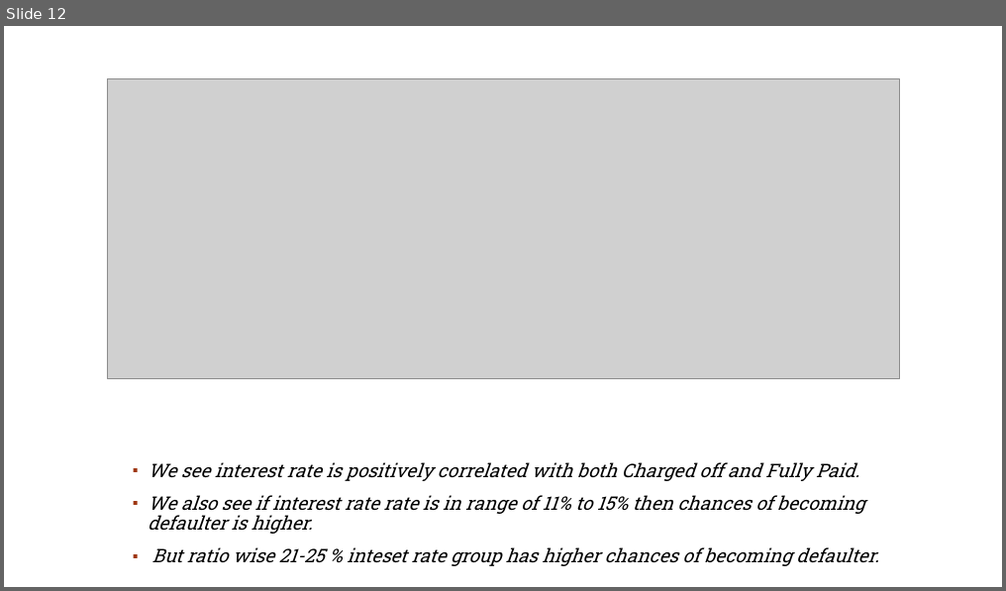
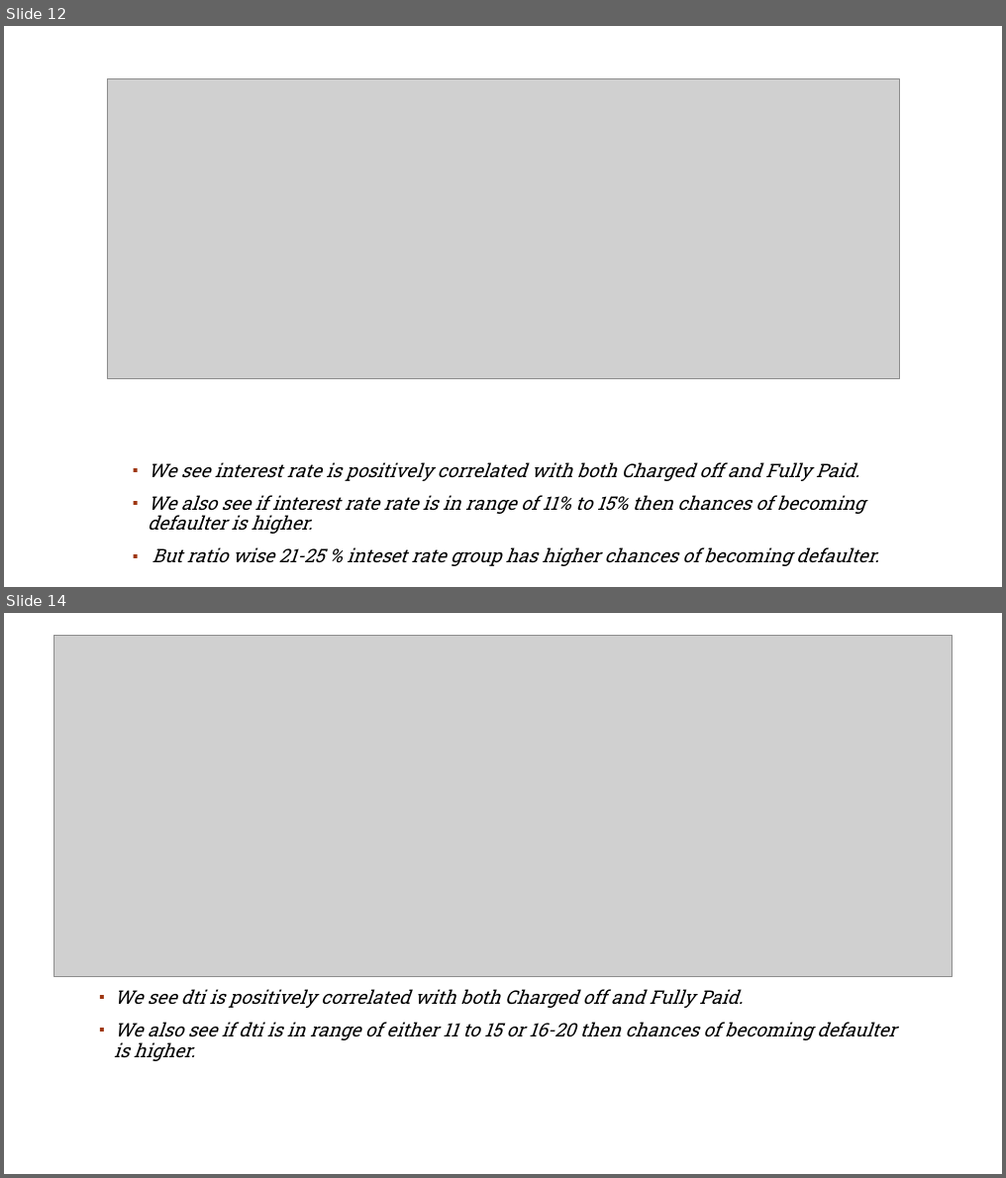
Before and after one commit to rahul2july/lendingclubcasestudy, a slide deck: lendingclubcasestudy.pptx. Shown one above the other, each under a label of ours: slide 12 before the commit, slides 12 and 14 after it; the slides between them are not shown. The pictures are 1006x591 and 1006x1178 pixels, drawn with LibreOffice and Linux fonts; fonts in the diff are those of the drawing; grey boxes stand for pictures; background and template pictures are left out. Boxes give left, top, right and bottom in pixels: in the first picture for what was removed or moved away, otherwise in the second. Text is boxed around its words. In the diff, an @@ line names an element or a change of style, - is before the commit and + after.

```diff
--- a/lendingclubcasestudy.pptx
+++ b/lendingclubcasestudy.pptx
@@ slide 14 added at bbox=[4, 613, 1002, 1174], background #FFFFFF; not listed: 1 template element that a slide beside it also shows @@
@@ picture added at bbox=[54, 636, 952, 977] @@
@@ text added at bbox=[114, 989, 896, 1061], 18 pt, text #000000, italic @@
+▪ We see dti is positively correlated with both Charged off and Fully Paid.
+▪ We also see if dti is in range of either 11 to 15 or 16-20 then chances of becoming defaulter is higher.
```
Also in this commit, not shown: 2 slides changed, 11 other slides added, 2 other files.
